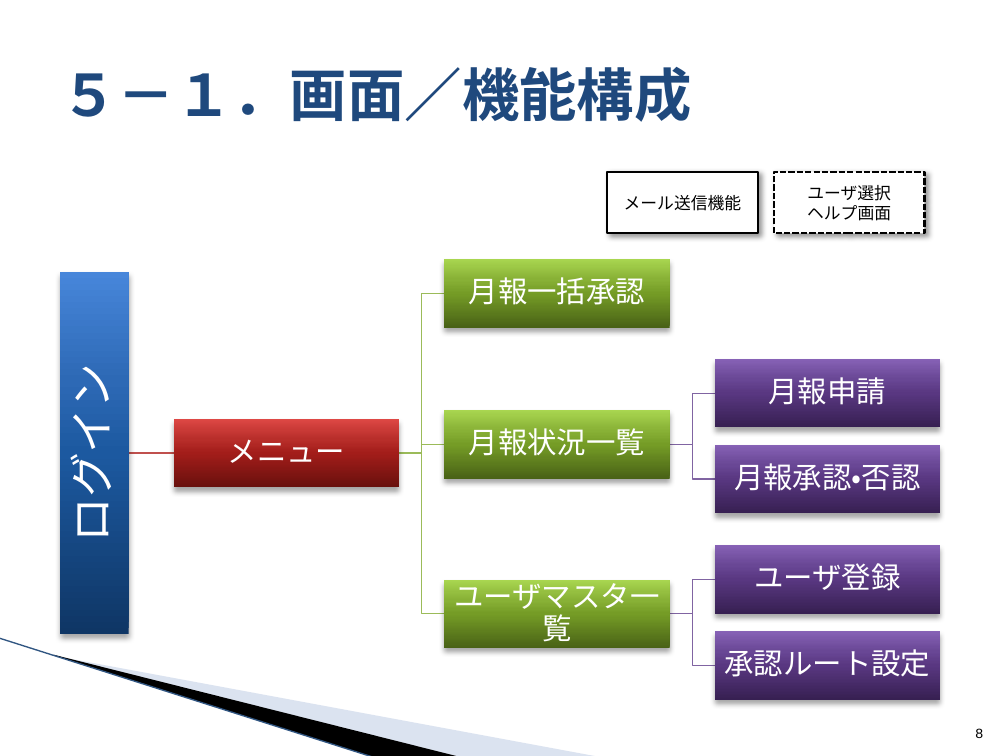
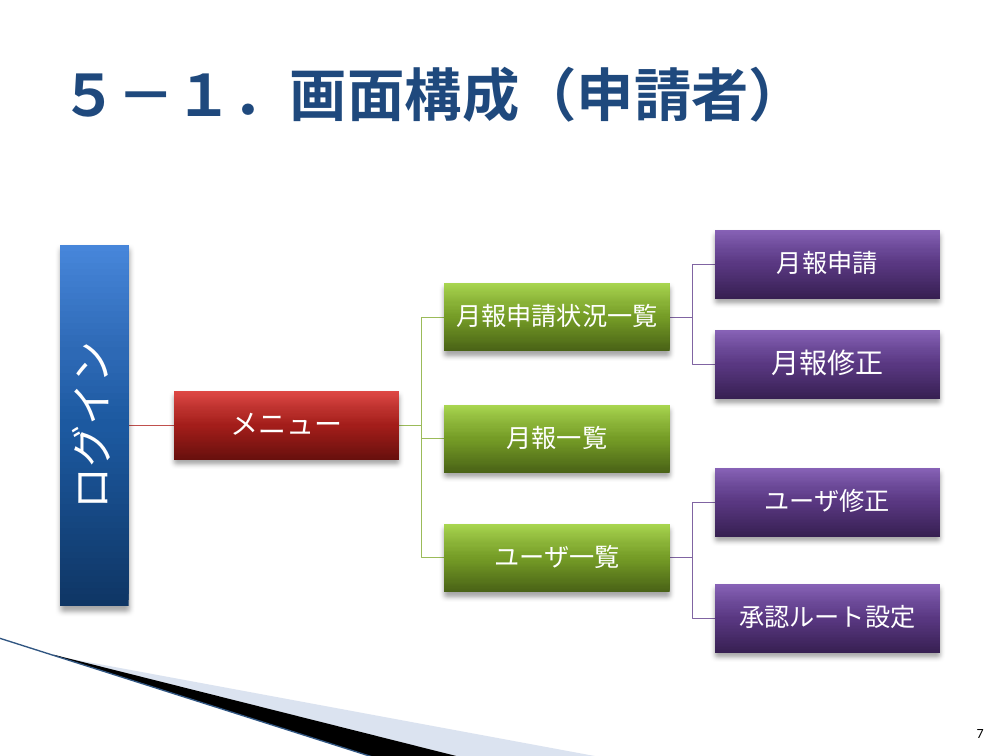
Before and after one commit to around7days/AppFreeMemo, a slide deck: slide 7 of 月報管理システム 提案資料.pptx (slide 8 before the commit). Drawn at 1008x756 pixels with LibreOffice and Linux fonts; fonts in the diff are those of the drawing; background and template pictures are left out. Boxes give left, top, right and bottom in pixels: in the first picture for what was removed or moved away, otherwise in the second. Text is boxed around its words. In the diff, an @@ line names an element or a change of style, - is before the commit and + after.

```diff
--- a/月報管理システム 提案資料.pptx
+++ b/月報管理システム 提案資料.pptx
@@ title at box(60, 66, 806, 122): text changed; font Courier New to Cambria @@
-５－１．画面／機能構成
+５－１．画面構成（申請者）
@@ rectangle removed at box(607, 171, 757, 233) @@
-メール送信機能
@@ rectangle removed at box(774, 171, 924, 233) @@
-ユーザ選択
-ヘルプ画面
@@ text "月報申請" at box(777, 251, 878, 274): size 21 to 18 pt, font Courier New to Calibri; less space between paragraphs @@
@@ text "月報申請": place and size @@
-text "月報申請" at box(769, 377, 887, 410)
+text "月報申請" at box(777, 251, 878, 274)
@@ rectangle: place and size @@
-rectangle at box(715, 631, 940, 700)
+rectangle at box(715, 230, 940, 298)
@@ text "ログイン" at box(59, 358, 120, 505): size 32 to 30 pt, font Courier New to Calibri @@
@@ freeform shape: place and size @@
-freeform shape at box(669, 614, 715, 665)
+freeform shape at box(669, 264, 715, 317)
@@ rectangle: place and size @@
-rectangle at box(445, 259, 670, 328)
+rectangle at box(445, 283, 670, 352)
@@ freeform shape: place and size @@
-freeform shape at box(399, 293, 445, 453)
+freeform shape at box(399, 318, 445, 426)
@@ text at box(456, 303, 658, 327): text changed; size 21 to 18 pt; font Courier New to Calibri @@
-月報一括承認
+月報申請状況一覧
@@ freeform shape: place and size @@
-freeform shape at box(669, 393, 715, 445)
+freeform shape at box(669, 318, 715, 365)
@@ 2 rectangles, 1 text, 1 freeform shape: place and size @@
-2 rectangles, 1 text, 1 freeform shape at box(57, 272, 940, 634)
+2 rectangles, 1 text, 1 freeform shape at box(59, 244, 940, 606)
@@ text added at box(771, 349, 883, 375), 20 pt, text #FFFFFF @@
+月報修正
@@ text "メニュー": place and size @@
-text "メニュー" at box(228, 439, 346, 463)
+text "メニュー" at box(230, 413, 342, 435)
@@ rectangle: place and size @@
-rectangle at box(173, 418, 399, 487)
+rectangle at box(173, 391, 399, 460)
@@ text "メニュー" at box(230, 413, 342, 435): size 21 to 20 pt, font Courier New to Calibri @@
@@ rectangle: place and size @@
-rectangle at box(445, 410, 670, 479)
+rectangle at box(445, 404, 670, 473)
@@ freeform shape: place and size @@
-freeform shape at box(399, 439, 445, 450)
+freeform shape at box(399, 425, 445, 438)
@@ freeform shape: place and size @@
-freeform shape at box(399, 453, 445, 614)
+freeform shape at box(399, 425, 445, 557)
@@ text at box(507, 426, 608, 449): text changed; size 21 to 18 pt; font Courier New to Calibri @@
-月報状況一覧
+月報一覧
@@ rectangle: place and size @@
-rectangle at box(715, 445, 940, 513)
+rectangle at box(715, 468, 940, 536)
@@ text removed at box(734, 463, 920, 496) @@
-月報承認・否認
@@ freeform shape: place and size @@
-freeform shape at box(669, 445, 715, 479)
+freeform shape at box(669, 502, 715, 557)
@@ text at box(765, 489, 890, 512): text changed; size 21 to 18 pt; font Courier New to Calibri @@
-ユーザ登録
+ユーザ修正
@@ rectangle: place and size @@
-rectangle at box(445, 580, 670, 648)
+rectangle at box(445, 523, 670, 592)
@@ text at box(494, 545, 619, 568): text changed; size 21 to 18 pt; font Courier New to Calibri @@
-ユーザマスタ一覧
+ユーザ一覧
@@ freeform shape: place and size @@
-freeform shape at box(669, 580, 715, 614)
+freeform shape at box(669, 558, 715, 619)
@@ text "承認ルート設定": place and size @@
-text "承認ルート設定" at box(724, 649, 930, 677)
+text "承認ルート設定" at box(739, 605, 915, 628)
@@ text "承認ルート設定" at box(739, 605, 915, 628): size 21 to 18 pt, font Courier New to Calibri; less space between paragraphs @@
@@ rectangle: place and size @@
-rectangle at box(715, 545, 940, 614)
+rectangle at box(715, 585, 940, 653)
@@ page number at box(977, 729, 984, 738): text changed; font Courier New to Calibri @@
-8
+7
```
Also in this commit, not shown: 9 other slides changed, 3 slides added, 2 slides removed.
